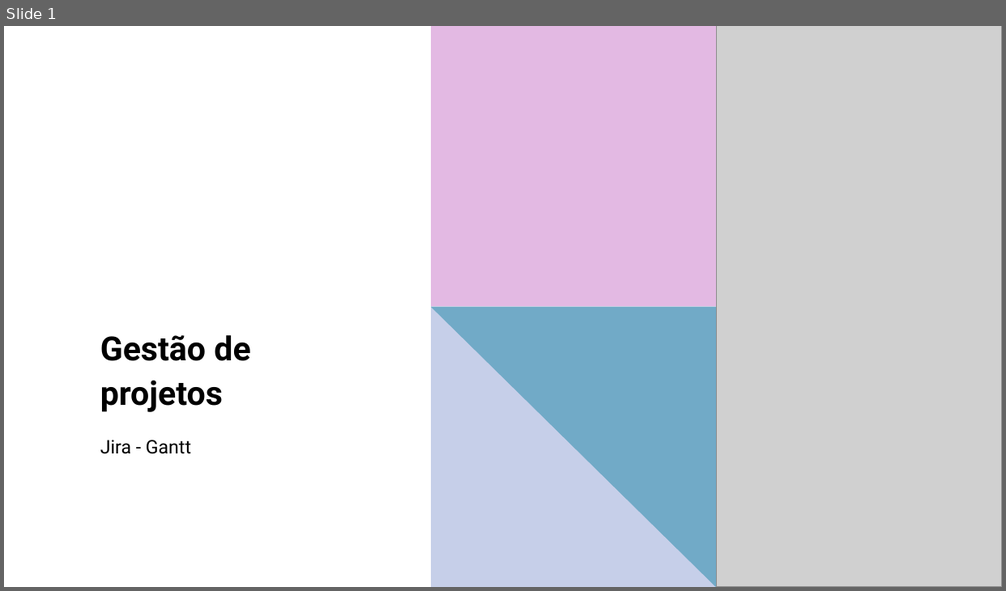
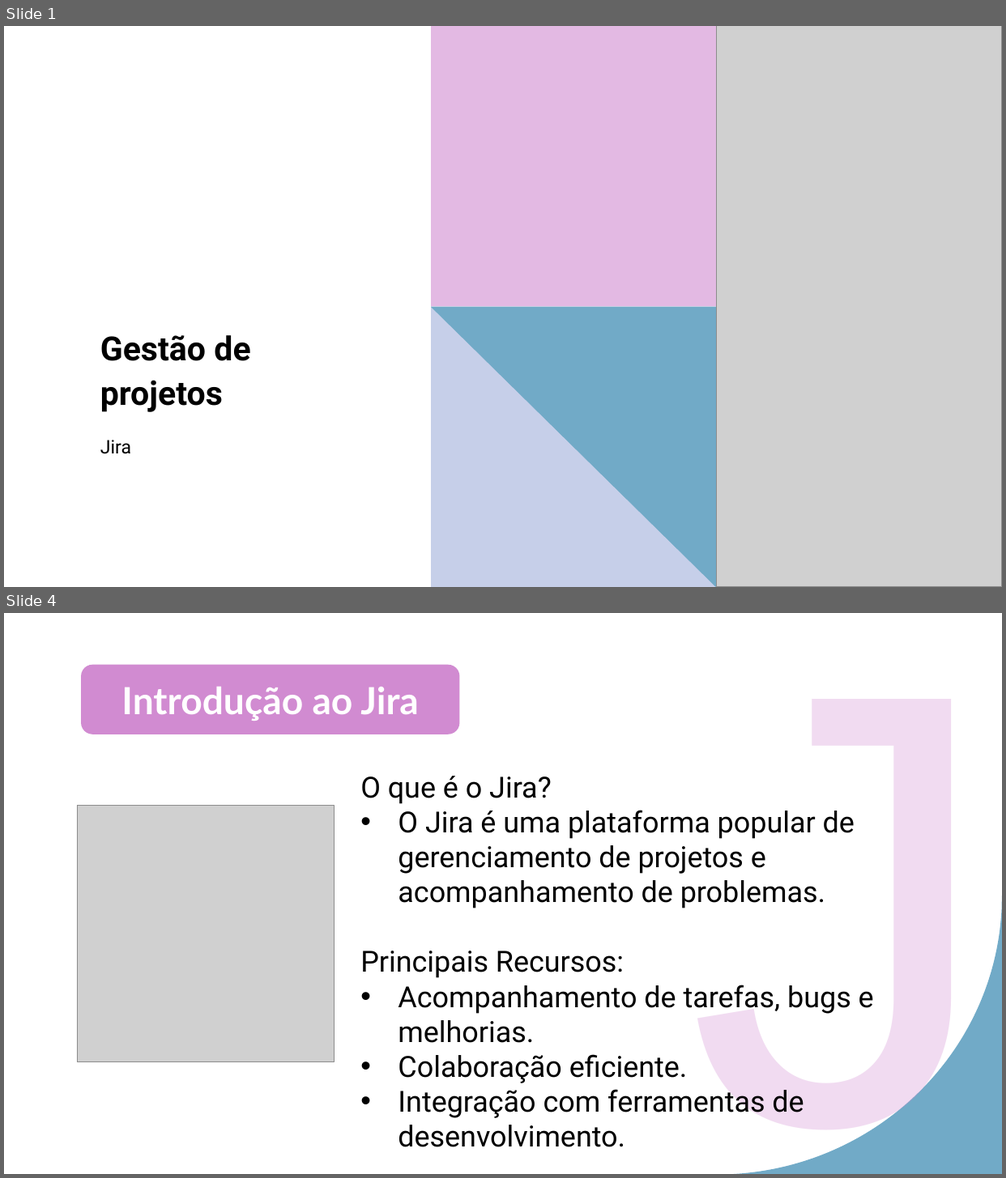
Before and after one commit to LeonardoRaiz/FATEC, a slide deck: Gestao de Projetos/PPT/Aula 04/Aula 04.pptx. Shown one above the other, each under a label of ours: slide 1 before the commit, slides 1 and 4 after it; the slides between them are not shown. The pictures are 1006x591 and 1006x1178 pixels, drawn with LibreOffice and Linux fonts; fonts in the diff are those of the drawing; grey boxes stand for pictures. Boxes give left, top, right and bottom in pixels: in the first picture for what was removed or moved away, otherwise in the second. Text is boxed around its words. In the diff, an @@ line names an element or a change of style, - is before the commit and + after.

```diff
--- a/Gestao de Projetos/PPT/Aula 04/Aula 04.pptx
+++ b/Gestao de Projetos/PPT/Aula 04/Aula 04.pptx
@@ slide 4 added at [4,613,1002,1174], background #FFFFFF; not listed: 1 template element that a slide beside it also shows @@
@@ rounded rectangle added at [81,665,460,735], fill #D18BD1, 36 pt, text #FFFFFF, bold @@
+Introdução ao Jira
@@ text added at [360,776,874,1148], 28 pt, text #000000 @@
+O que é o Jira?
+• O Jira é uma plataforma popular de gerenciamento de projetos e acompanhamento de problemas.
+Principais Recursos:
+• Acompanhamento de tarefas, bugs e melhorias.
+• Colaboração eficiente.
+• Integração com ferramentas de desenvolvimento.
@@ picture added at [78,806,334,1063] @@
@@ text added at [688,811,998,1174], 595 pt, text #D18BD1 at 30% opacity @@
+J
@@ slide 1 changed as well @@
@@ subtitle at [100,440,131,454]: text changed @@
-Jira - Gantt
+Jira
```
Also in this commit, not shown: 7 other slides added.
